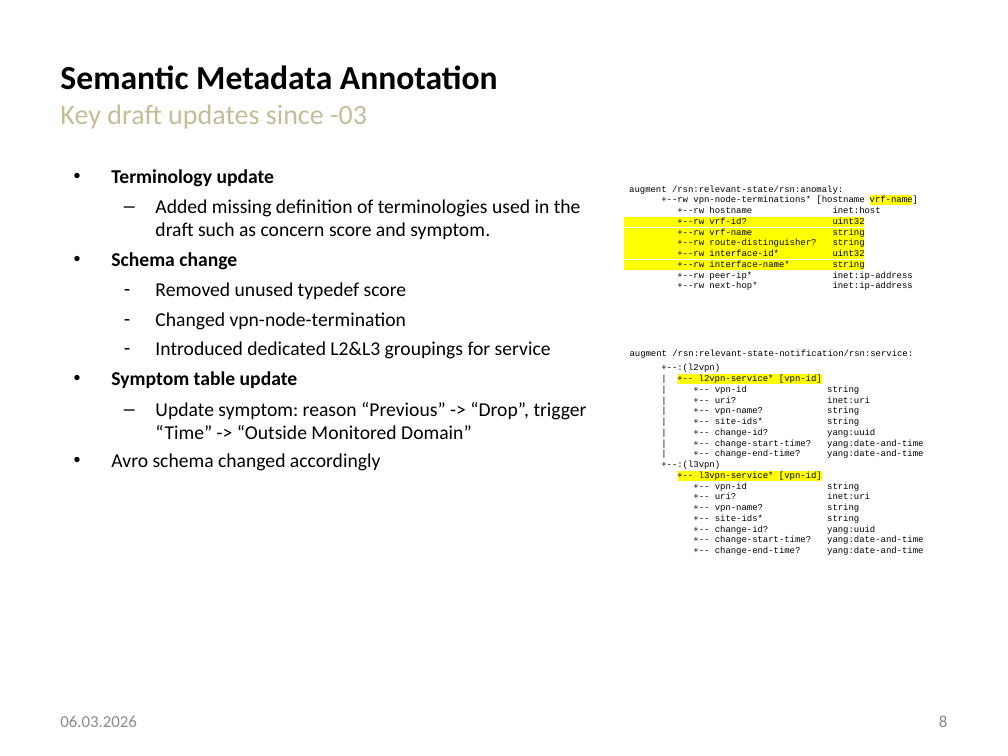
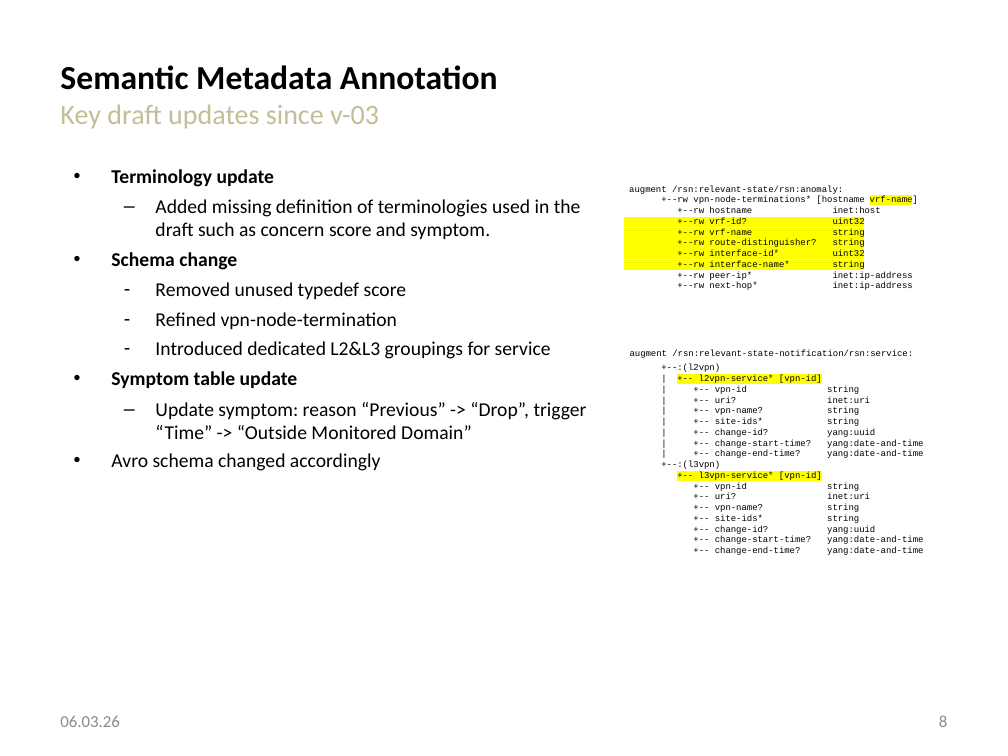
Before and after one commit to network-analytics/ietf-network-analytics-document-status, a slide deck: slide 8 of 125/NMOP/draft-ietf-nmop-network-anomaly-architecture-semantics-lifecycle.pptx. Drawn at 1008x756 pixels with LibreOffice and Linux fonts; fonts in the diff are those of the drawing. Boxes give left, top, right and bottom in pixels: in the first picture for what was removed or moved away, otherwise in the second. Text is boxed around its words. In the diff, an @@ line names an element or a change of style, - is before the commit and + after.

Commit message:
update network-anomaly-architecture-semantics-lifecycle slide deck

```diff
--- a/125/NMOP/draft-ietf-nmop-network-anomaly-architecture-semantics-lifecycle.pptx
+++ b/125/NMOP/draft-ietf-nmop-network-anomaly-architecture-semantics-lifecycle.pptx
@@ title at (60, 65, 498, 129): text changed @@
-Semantic Metadata Annotation
-Key draft updates since -03
+Semantic Metadata Annotation
+Key draft updates since v-03
@@ text at (155, 312, 397, 329): text changed @@
-  – Changed vpn-node-termination
+  – Refined vpn-node-termination
@@ text at (60, 716, 119, 727): text changed @@
-06.03.2026
+06.03.26
```
Also in this commit, not shown: 11 other slides changed, 1 other file.
